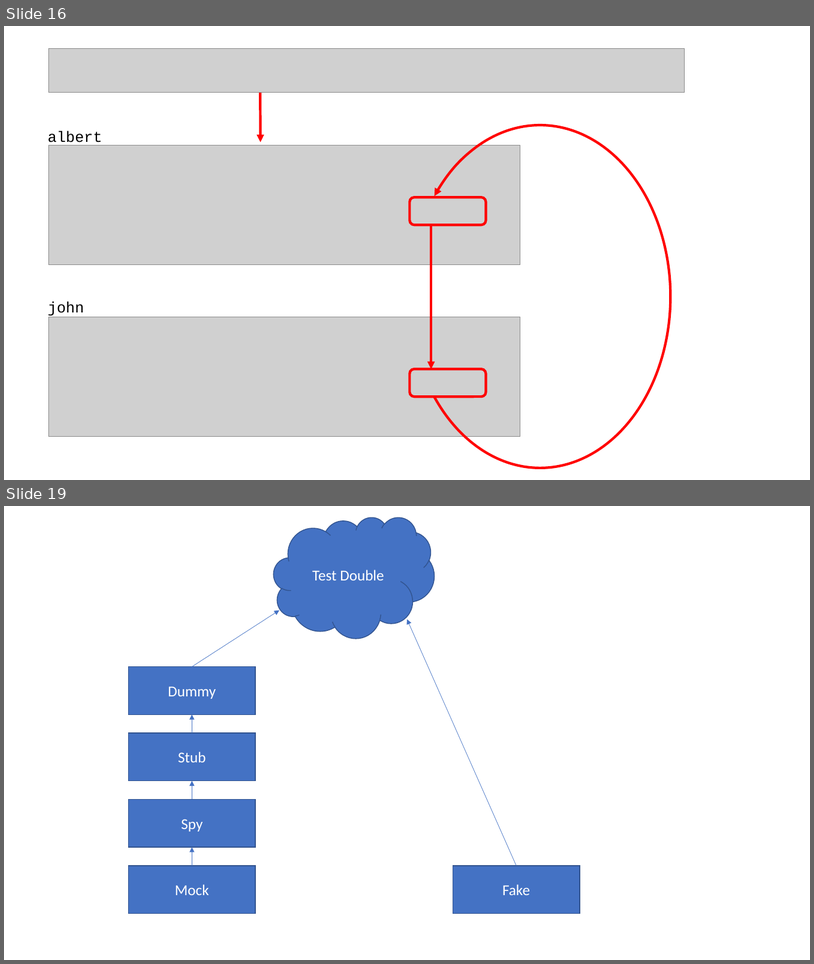
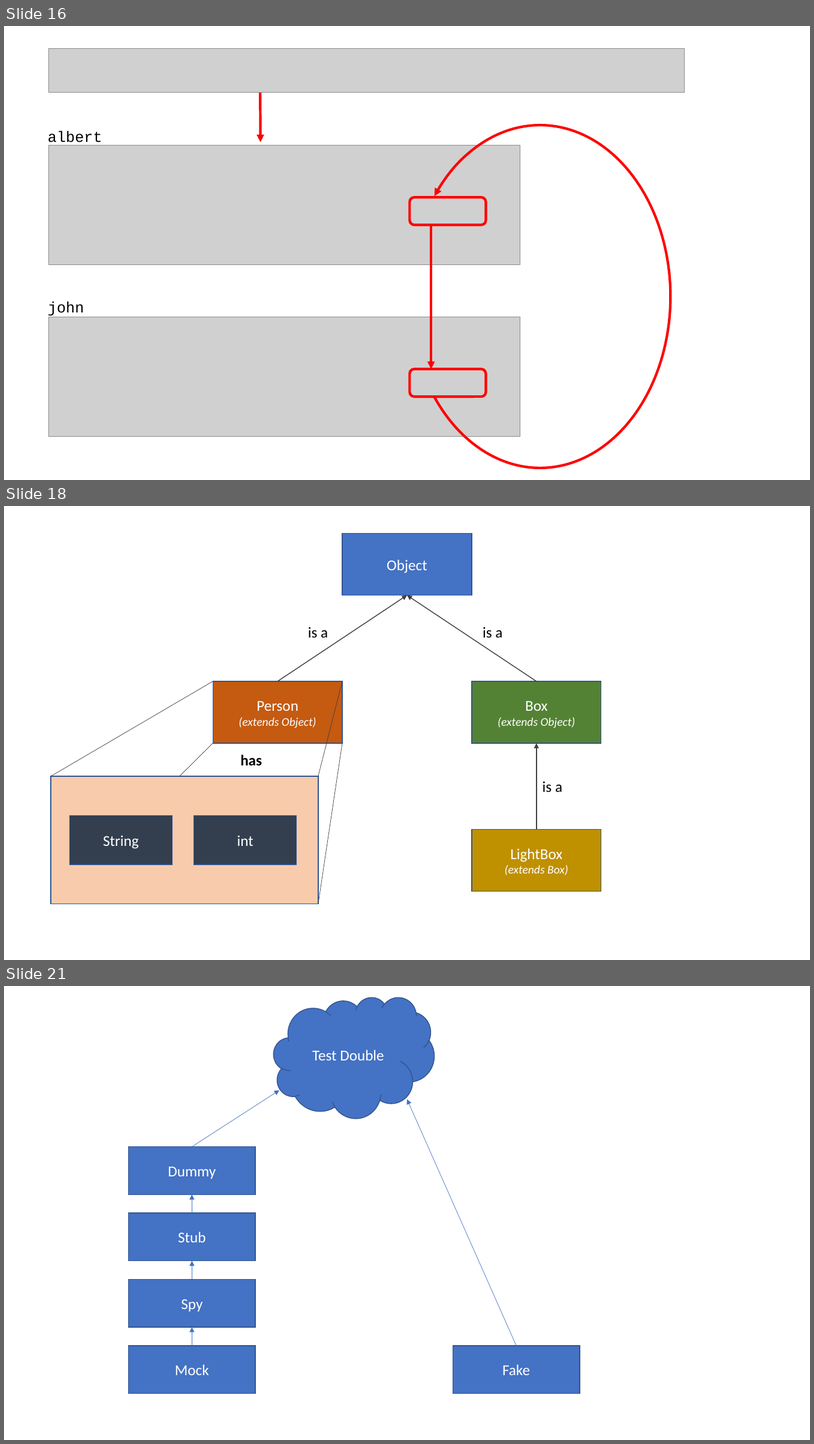
Before and after one commit to albertattard/java-boot-camp, a slide deck: assets/images/Images.pptx. Shown one above the other, each under a label of ours: slides 16 and 19 before the commit, slides 16, 18 and 21 after it; the slides between them are not shown. The pictures are 814x964 and 814x1444 pixels, drawn with LibreOffice and Linux fonts; fonts in the diff are those of the drawing; grey boxes stand for pictures. Boxes give left, top, right and bottom in pixels: in the first picture for what was removed or moved away, otherwise in the second. Text is boxed around its words. In the diff, an @@ line names an element or a change of style, - is before the commit and + after.

```diff
--- a/assets/images/Images.pptx
+++ b/assets/images/Images.pptx
@@ slide 18 added at box(4, 506, 810, 960), background #FFFFFF @@
@@ rectangle added at box(343, 533, 472, 595), fill #4472C4, outline #325491 1 pt, 18 pt, text #FFFFFF @@
+Object
@@ arrow added from (278, 681) to (408, 595), #404040 1 pt @@
@@ arrow added from (537, 681) to (408, 595), #404040 1 pt @@
@@ text added at box(308, 627, 328, 638), 18 pt, text #000000 @@
+is a
@@ text added at box(483, 627, 503, 638), 18 pt, text #000000 @@
+is a
@@ line added from (213, 681) to (51, 776), #404040 0.5 pt @@
@@ rectangle added at box(213, 681, 342, 743), fill #C55A11, outline #325491 1 pt, 14 pt, text #FFFFFF, italic @@
+Person
+(extends Object)
@@ line added from (343, 681) to (318, 776), #404040 0.5 pt @@
@@ rectangle added at box(472, 681, 602, 743), fill #548235, outline #325491 1 pt, 14 pt, text #FFFFFF, italic @@
+Box
+(extends Object)
@@ line added from (213, 743) to (51, 904), #404040 0.5 pt @@
@@ text added at box(240, 754, 262, 766), 18 pt, text #000000, bold @@
+has
@@ line added from (343, 743) to (318, 904), #404040 0.5 pt @@
@@ arrow added from (537, 829) to (537, 743), #404040 1 pt @@
@@ rectangle added at box(51, 776, 318, 903), fill #F8CBAD, outline #325491 1 pt @@
@@ text added at box(543, 781, 563, 792), 18 pt, text #000000 @@
+is a
@@ rectangle added at box(70, 815, 173, 864), fill #333F50, outline #325491 1 pt, 18 pt, text #FFFFFF @@
+String
@@ rectangle added at box(194, 815, 297, 864), fill #333F50, outline #325491 1 pt, 18 pt, text #FFFFFF @@
+int
@@ rectangle added at box(472, 829, 602, 891), fill #BF9000, outline #325491 1 pt, 14 pt, text #FFFFFF, italic @@
+LightBox
+(extends Box)
@@ what was slide 19 is now slide 21 @@
```
Also in this commit, not shown: 1 slide changed, 1 other slide added, 3 other files.
